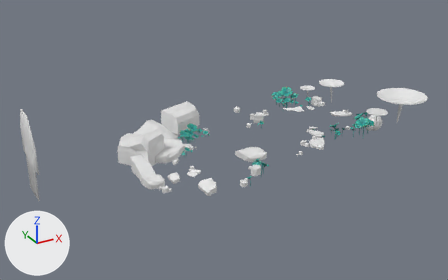
Renders of the Blender file Lianne/Models_Envoirment/rocks.06.blend from each side of a commit.
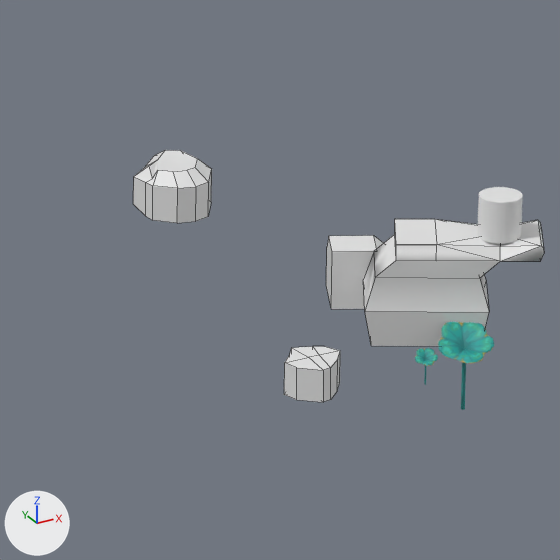
The first picture shows the older version from a camera (50 mm lens) standing at (-133.2, -340.1, 135.2) and looking at (11.4, -77.1, 3.7). The close-ups show both versions on the part from 50% to 60% of the width and 33% to 50% of the height of that picture; other places that the commit changed are outside them. The lights are fixed; the arrows at lower left show +X, +Y and +Z. The close-ups show mesh edges as thin lines.
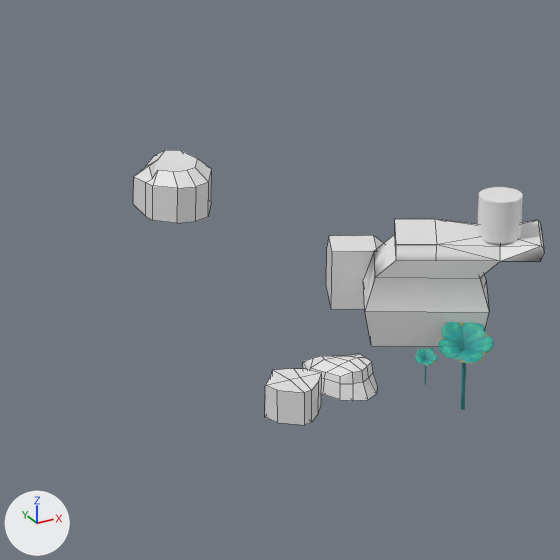
The change, as a list of edits to the scene's bpy script:
```text
Add me_cube_006:
    me_cube_006.from_pydata(...)  # 54 vertices, 52 faces; spans x -1.95..1.35, y -1.62..1.08, z -1.0..0.76
Change ob_cube_008:
    ob_cube_008.location: (35.41, -62.62, 2.09) -> (33.18, -64.59, 2.09)
Add ob_cube_021:
    ob_cube_021 = bpy.data.objects.new('Cube.021', me_cube_006)
    ob_cube_021.location = (37.11, -62.43, 1.99)
    ob_cube_021.scale = (1.0, 1.52, 0.837)
```

What differs and where, as boxes [x1, y1, x2, y2] in the close-ups (560 x 560 px):
'Cube.008', moved
    before: [284, 346, 340, 402]
    after: [265, 369, 322, 425]
'Cube.021', added
    after: [303, 354, 377, 401]
